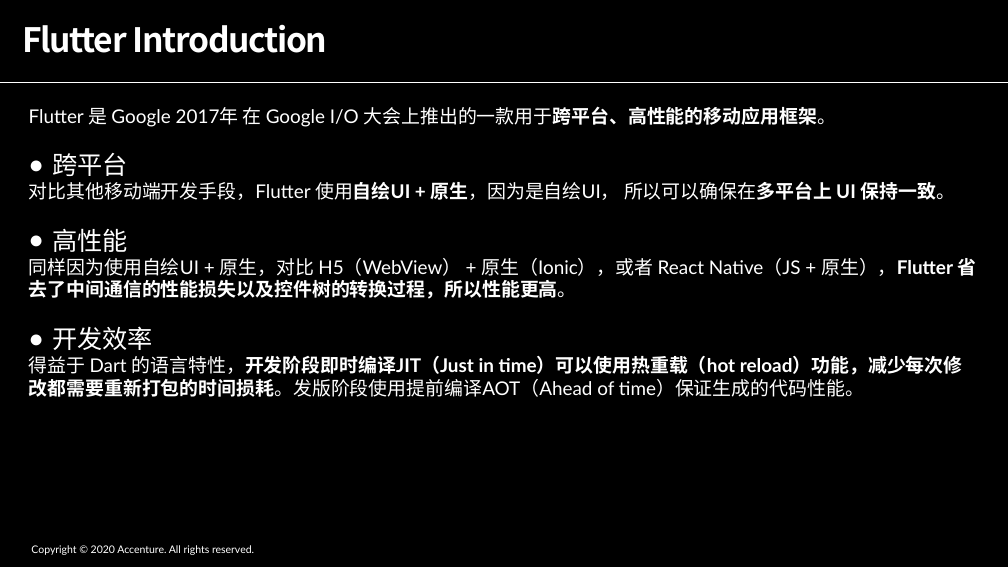
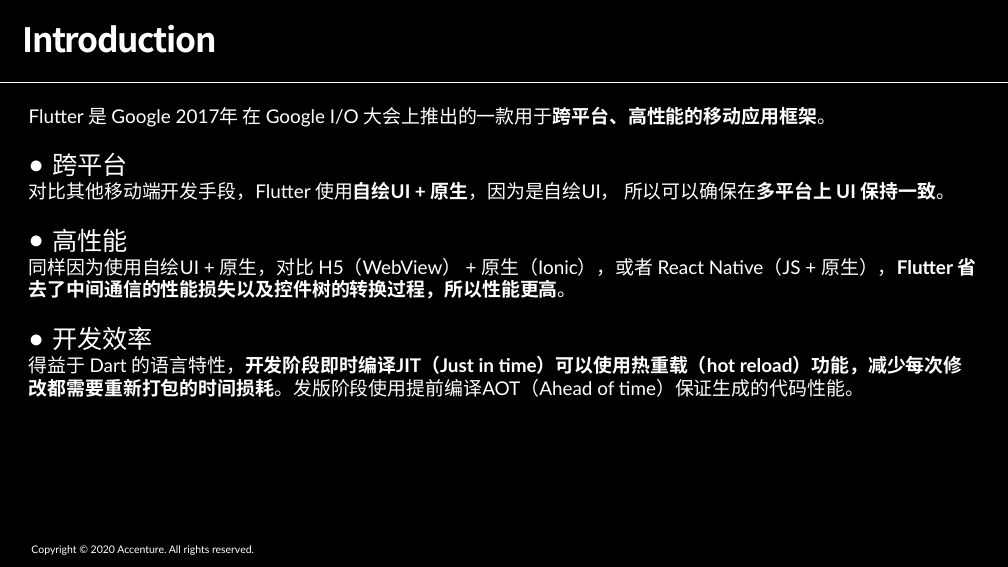
Before and after one commit to ShadowTricker/flutter_common, a slide deck: slide 3 of flutter_common.pptx (slide 2 before the commit). Drawn at 1008x567 pixels with LibreOffice and Linux fonts; fonts in the diff are those of the drawing. Boxes give left, top, right and bottom in pixels: in the first picture for what was removed or moved away, otherwise in the second. Text is boxed around its words. In the diff, an @@ line names an element or a change of style, - is before the commit and + after.

```diff
--- a/flutter_common.pptx
+++ b/flutter_common.pptx
@@ title at box(22, 24, 216, 53): text changed @@
-Flutter Introduction
+Introduction
```
Also in this commit, not shown: 5 other slides changed, 3 slides added, 1 slide removed, 2 other files.
